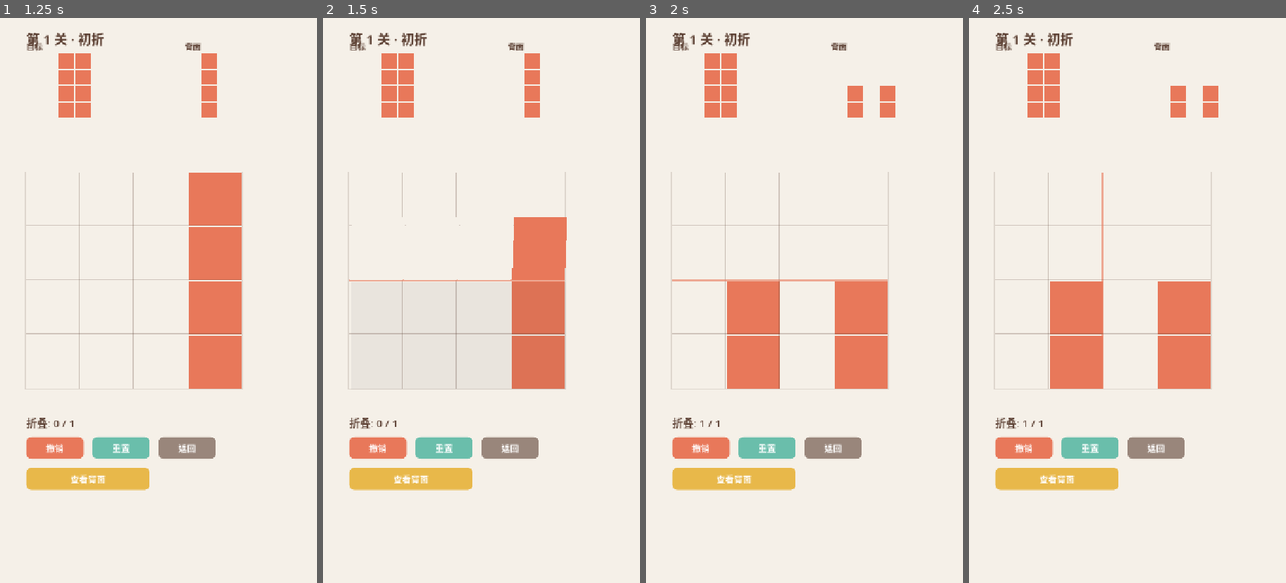
Above: before the commit, frames 1-4 (left to right).
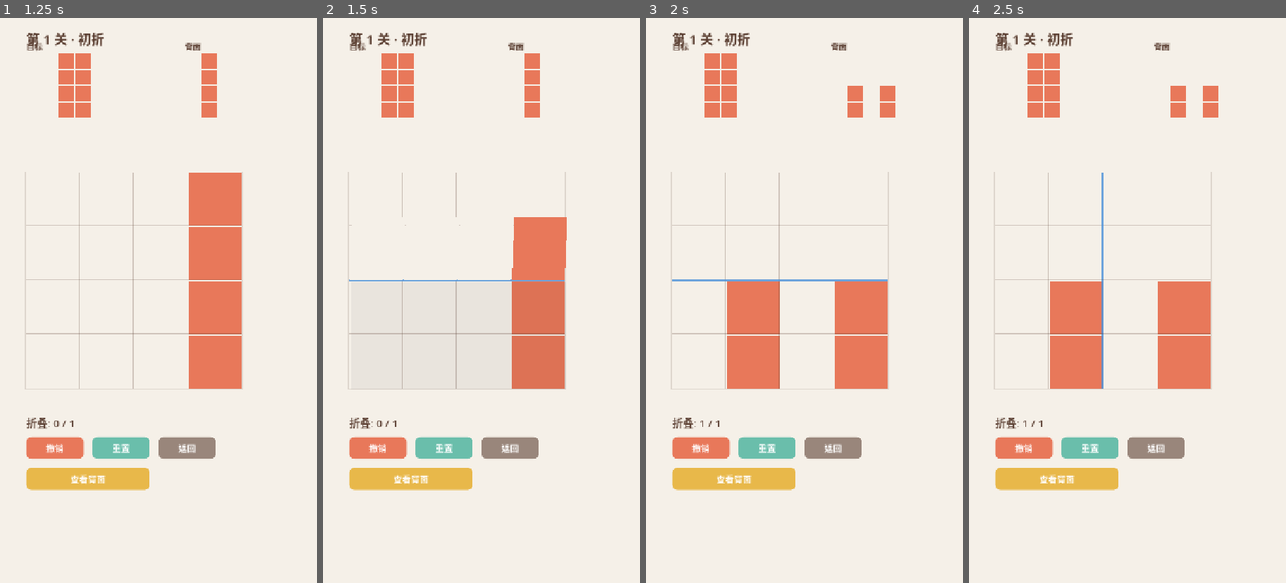
Above: after the commit, the same moments.

Repository: oscarrr112/origami-puzzle
Game: Godot game, scene res://scenes/main.tscn
Two runs of this game, one before a commit and one after it. Both use one fixed random seed, a clock stepped at 60 frames per second and the inputs below.
Inputs (mouse positions are in pixels of both pictures, inside the frame that each line leads up to):
- Up to frame 1 (1.25 s): click "1 初折" at 0.5 s
- Up to frame 2 (1.5 s): click (402, 277) at 1.27 s
- Up to frame 3 (2 s): no input
- Up to frame 4 (2.5 s): click (1102, 227) at 2.02 s

Frame 1 is identical in both runs. In frame 2, 0.2% of the frame differs, in the area x 8-77%, y 46-47%; in frame 3, 0.3%; in frame 4, 0.3%.

Commit message:
fix: improve diagonal fold line interaction and animation
- Replace large bounding-box button with _input-based hit detection
  using point-to-line-segment distance for precise diagonal click area
- Change hover color from coral (#E8785A) to blue (#4A90D9) for better
  contrast against cell colors
- Animate fold-line cell source quadrants individually (T+L for d_fs,
  T+R for d_bs) instead of whole cell fade
- Remove Phase 2 target fade-in to prevent flash on non-fold-line cells
- Set z_index=10 on fold line and indicators for visibility

Co-Authored-By: Claude Opus 4.6 (1M context) <noreply@anthropic.com>

Diff:
--- a/scripts/game.gd
+++ b/scripts/game.gd
@@ -24,7 +24,7 @@
 const BG_COLOR := Color("#F5F0E8")
 const TEXT_COLOR := Color("#5C4033")
 const FOLD_LINE_COLOR := Color("#5C4033", 0.25)
-const FOLD_LINE_HOVER := Color("#E8785A", 0.6)
+const FOLD_LINE_HOVER := Color("#4A90D9", 0.8)
 
 var model: GridModel
 var level_data: Dictionary
@@ -35,6 +35,7 @@
 var back_rects: Array = []
 var fold_buttons: Array = []
 var fold_lines: Array = []
+var _diag_folds: Array = []  # [{def, line, p1, p2}, ...] for diagonal hit testing
 var fold_label: Label
 var win_overlay: ColorRect
 var win_panel: PanelContainer
@@ -64,6 +65,7 @@
 	back_rects.clear()
 	fold_buttons.clear()
 	fold_lines.clear()
+	_diag_folds.clear()
 
 	_build_background()
 	_build_level_title()
@@ -321,16 +323,11 @@
 	fold_buttons.append(btn)
 
 
-func _build_diagonal_fold_line(fold_type: String, offset: int, total: float) -> void:
+func _build_diagonal_fold_line(fold_type: String, offset: int, _total: float) -> void:
 	var is_bs := (fold_type == "d_bs")
 	var s := model.size
-	var step := CELL_SIZE + CELL_GAP
-	var half := CELL_SIZE / 2.0
-
-	# Build line through cell diagonals (not grid corners).
-	# For d_bs (\): passes through each cell's top-left → bottom-right
-	# For d_fs (/): passes through each cell's top-right → bottom-left
-	# Collect the first and last cell on the fold line to get the overall line endpoints.
+
+	# Find first and last cell on the fold line
 	var first_cell := Vector2i(-1, -1)
 	var last_cell := Vector2i(-1, -1)
 	for row in range(s):
@@ -345,49 +342,29 @@
 	if first_cell.x == -1:
 		return
 
-	var points: Array[Vector2] = []
+	var p1: Vector2
+	var p2: Vector2
 	if is_bs:
-		# \ direction: top-left of first cell to bottom-right of last cell
-		points.append(_cell_pos(first_cell.x, first_cell.y))
-		points.append(_cell_pos(last_cell.x, last_cell.y) + Vector2(CELL_SIZE, CELL_SIZE))
+		p1 = _cell_pos(first_cell.x, first_cell.y)
+		p2 = _cell_pos(last_cell.x, last_cell.y) + Vector2(CELL_SIZE, CELL_SIZE)
 	else:
-		# / direction: top-right of first cell to bottom-left of last cell
-		points.append(_cell_pos(first_cell.x, first_cell.y) + Vector2(CELL_SIZE, 0))
-		points.append(_cell_pos(last_cell.x, last_cell.y) + Vector2(0, CELL_SIZE))
-
-	if points.size() < 2:
-		return
+		p1 = _cell_pos(first_cell.x, first_cell.y) + Vector2(CELL_SIZE, 0)
+		p2 = _cell_pos(last_cell.x, last_cell.y) + Vector2(0, CELL_SIZE)
 
 	var line := Line2D.new()
-	for pt in points:
-		line.add_point(pt)
+	line.add_point(p1)
+	line.add_point(p2)
 	line.width = 2.0
 	line.default_color = FOLD_LINE_COLOR
+	line.z_index = 10
 	add_child(line)
 	fold_lines.append(line)
 
 	var def := {"type": fold_type, "offset": offset}
-	var line_ref := line
-
-	# Place a clickable button at each segment along the diagonal line
-	for i in range(points.size() - 1):
-		var p1 := points[i]
-		var p2 := points[i + 1]
-		var mid := (p1 + p2) / 2.0
-		var btn := Button.new()
-		btn.flat = true
-		btn.position = Vector2(min(p1.x, p2.x) - 15, min(p1.y, p2.y) - 15)
-		btn.size = Vector2(abs(p2.x - p1.x) + 30, abs(p2.y - p1.y) + 30)
-		btn.mouse_default_cursor_shape = Control.CURSOR_POINTING_HAND
-		btn.mouse_filter = Control.MOUSE_FILTER_STOP
-		btn.pressed.connect(func(): _on_fold(def))
-		btn.mouse_entered.connect(func(): line_ref.default_color = FOLD_LINE_HOVER; line_ref.width = 4.0)
-		btn.mouse_exited.connect(func(): line_ref.default_color = FOLD_LINE_COLOR; line_ref.width = 2.0)
-		add_child(btn)
-		fold_buttons.append(btn)
+	_diag_folds.append({"def": def, "line": line, "p1": p1, "p2": p2})
 
 	# Visible indicator circles at endpoints
-	for pt in [points[0], points[points.size() - 1]]:
+	for pt in [p1, p2]:
 		var indicator := Polygon2D.new()
 		var circle_pts := PackedVector2Array()
 		var radius := 8.0
@@ -396,6 +373,7 @@
 			circle_pts.append(pt + Vector2(cos(angle), sin(angle)) * radius)
 		indicator.polygon = circle_pts
 		indicator.color = FOLD_LINE_COLOR
+		indicator.z_index = 10
 		add_child(indicator)
 
 
@@ -562,6 +540,35 @@
 	add_child(win_panel)
 
 
+static func _point_dist_to_segment(point: Vector2, p1: Vector2, p2: Vector2) -> float:
+	var line_vec := p2 - p1
+	var len_sq := line_vec.length_squared()
+	if len_sq < 0.001:
+		return point.distance_to(p1)
+	var t: float = clamp((point - p1).dot(line_vec) / len_sq, 0.0, 1.0)
+	return point.distance_to(p1 + line_vec * t)
+
+
+func _input(event: InputEvent) -> void:
+	if _diag_folds.is_empty():
+		return
+	if event is InputEventMouseMotion:
+		var mm := event as InputEventMouseMotion
+		for d in _diag_folds:
+			var near := _point_dist_to_segment(mm.position, d["p1"], d["p2"]) <= FOLD_BTN_THICKNESS / 2.0
+			var line: Line2D = d["line"]
+			line.default_color = FOLD_LINE_HOVER if near else FOLD_LINE_COLOR
+			line.width = 4.0 if near else 2.0
+	elif event is InputEventMouseButton:
+		var mb := event as InputEventMouseButton
+		if mb.pressed and mb.button_index == MOUSE_BUTTON_LEFT:
+			for d in _diag_folds:
+				if _point_dist_to_segment(mb.position, d["p1"], d["p2"]) <= FOLD_BTN_THICKNESS / 2.0:
+					_on_fold(d["def"])
+					get_viewport().set_input_as_handled()
+					return
+
+
 func _on_fold(fold_def: Dictionary) -> void:
 	if is_animating or not model.can_fold():
 		return
@@ -714,8 +721,17 @@
 func _animate_diagonal_fold(fold_data: Dictionary) -> void:
 	var sources: Array = fold_data.sources
 	var targets: Array = fold_data.targets
-
-	# Phase 1: Fade out source cells
+	var fold_line_cells: Array = fold_data.get("fold_line_cells", [])
+	var fold_type: String = fold_data["type"]
+
+	# Source quadrant names for fold-line cells
+	var src_quad_names: Array[String] = []
+	if fold_type == "d_bs":
+		src_quad_names = ["T", "R"]
+	else:
+		src_quad_names = ["T", "L"]
+
+	# Phase 1: Fade out source cells (whole) + fold-line source quadrants only
 	var tweens := []
 	for i in range(sources.size()):
 		var src: Vector2i = sources[i]
@@ -725,39 +741,27 @@
 		tw.tween_property(cell_node, "modulate:a", 0.0, 0.25)
 		tweens.append(tw)
 
+	for flc in fold_line_cells:
+		var cell_node: Node2D = cell_rects[flc.y][flc.x]
+		for qname in src_quad_names:
+			var quad: Polygon2D = cell_node.get_node(qname)
+			quad.modulate.a = 1.0
+			var tw := create_tween()
+			tw.tween_property(quad, "modulate:a", 0.0, 0.25)
+			tweens.append(tw)
+
 	if tweens.size() > 0:
 		await tweens[tweens.size() - 1].finished
 
-	# Snap to final state
+	# Snap to final state and restore all opacity
 	_refresh_grid()
-
-	# Phase 2: Fade in affected target cells
-	var target_set := {}
-	for i in range(targets.size()):
-		var tgt: Vector2i = targets[i]
-		var key := tgt.y * 100 + tgt.x
-		if not target_set.has(key):
-			target_set[key] = tgt
-
-	tweens.clear()
-	for key in target_set:
-		var tgt: Vector2i = target_set[key]
-		var cell_node: Node2D = cell_rects[tgt.y][tgt.x]
-		cell_node.modulate.a = 0.3
-		var tw := create_tween()
-		tw.tween_property(cell_node, "modulate:a", 1.0, 0.25)
-		tweens.append(tw)
-
-	if tweens.size() > 0:
-		await tweens[tweens.size() - 1].finished
-
-	# Restore all cell opacity after animation completes
 	for i in range(sources.size()):
 		var src: Vector2i = sources[i]
 		cell_rects[src.y][src.x].modulate.a = 1.0
-	if fold_data.has("fold_line_cells"):
-		for flc in fold_data.fold_line_cells:
-			cell_rects[flc.y][flc.x].modulate.a = 1.0
+	for flc in fold_line_cells:
+		var cell_node: Node2D = cell_rects[flc.y][flc.x]
+		for qname in src_quad_names:
+			cell_node.get_node(qname).modulate.a = 1.0
 
 
 func _set_fold_buttons_enabled(enabled: bool) -> void:
